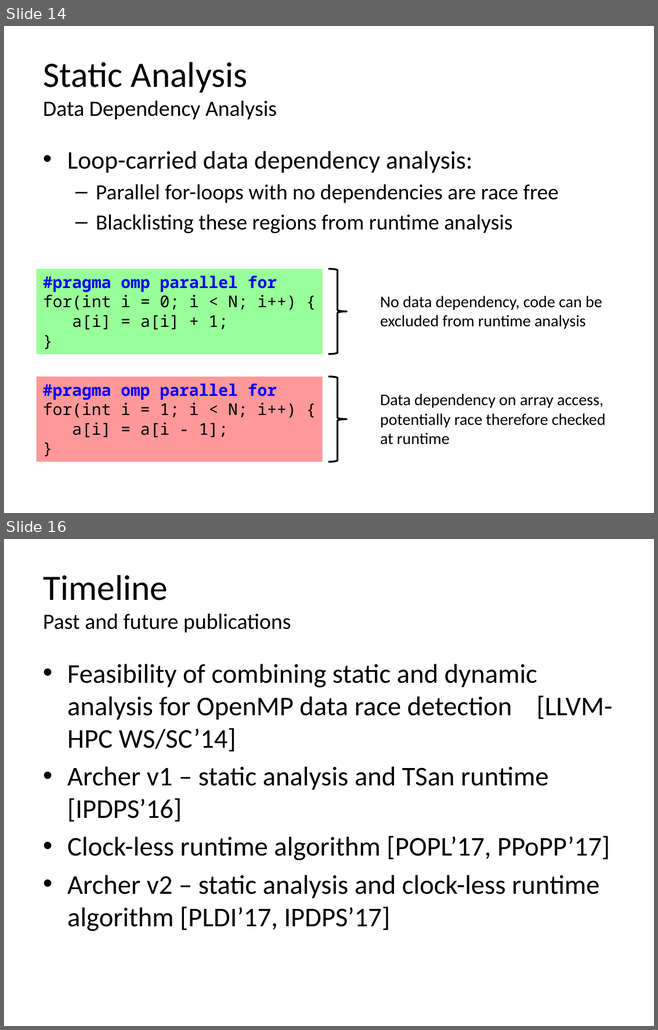
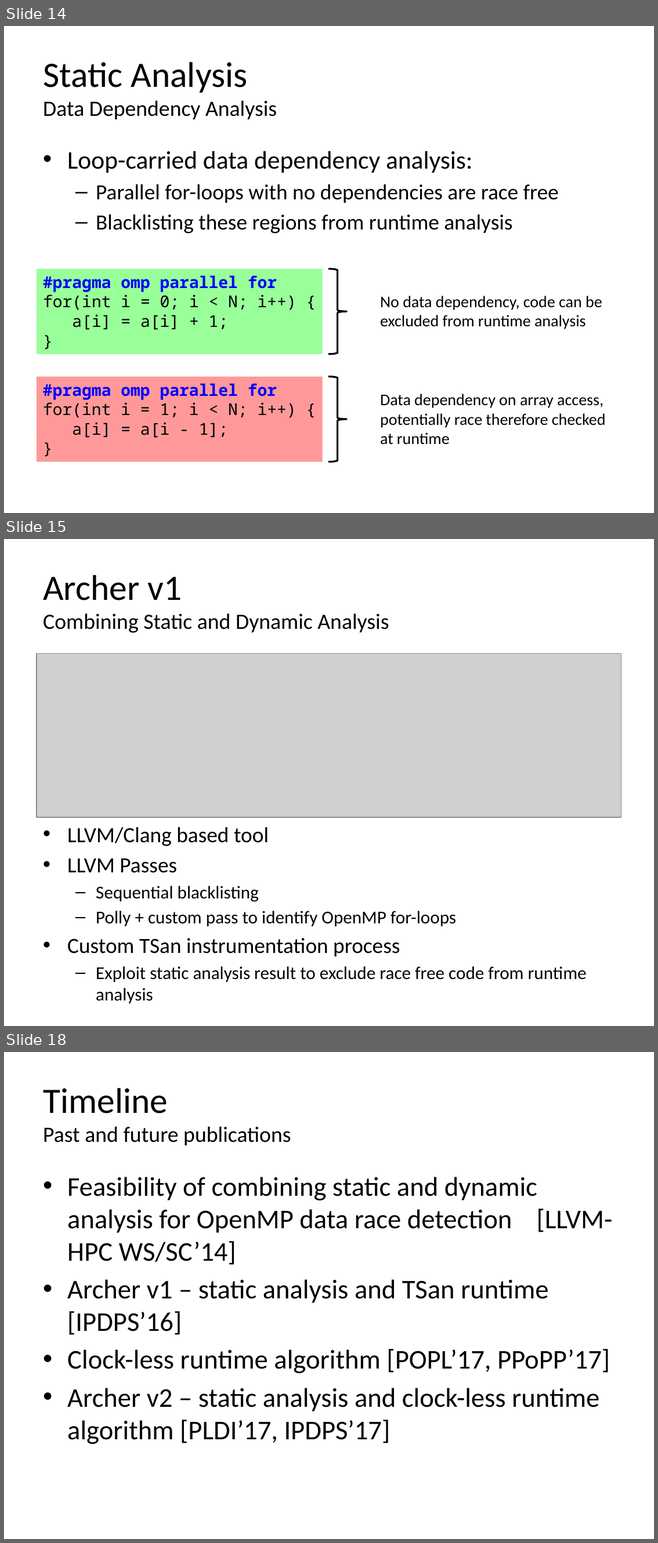
Before and after one commit to simoatze/oral_qualifier, a slide deck: presentation/presentation.pptx. Shown one above the other, each under a label of ours: slides 14 and 16 before the commit, slides 14, 15 and 18 after it; the slides between them are not shown. The pictures are 658x1030 and 658x1543 pixels, drawn with LibreOffice and Linux fonts; fonts in the diff are those of the drawing; grey boxes stand for pictures. Boxes give left, top, right and bottom in pixels: in the first picture for what was removed or moved away, otherwise in the second. Text is boxed around its words. In the diff, an @@ line names an element or a change of style, - is before the commit and + after.

```diff
--- a/presentation/presentation.pptx
+++ b/presentation/presentation.pptx
@@ slide 15 added at bbox=[4, 539, 654, 1026], background #FFFFFF @@
@@ title added at bbox=[43, 575, 389, 633], 24.3 pt, text #000000 @@
+Archer v1
+Combining Static and Dynamic Analysis
@@ picture added at bbox=[36, 653, 621, 817] @@
@@ text added at bbox=[67, 827, 586, 1004], 20 pt, text #000000 @@
+• LLVM/Clang based tool
+• LLVM Passes
+  – Sequential blacklisting
+  – Polly + custom pass to identify OpenMP for-loops
+• Custom TSan instrumentation process
+  – Exploit static analysis result to exclude race free code from runtime analysis
@@ what was slide 16 is now slide 18 @@
```
Also in this commit, not shown: 2 slides changed, 1 other slide added.
